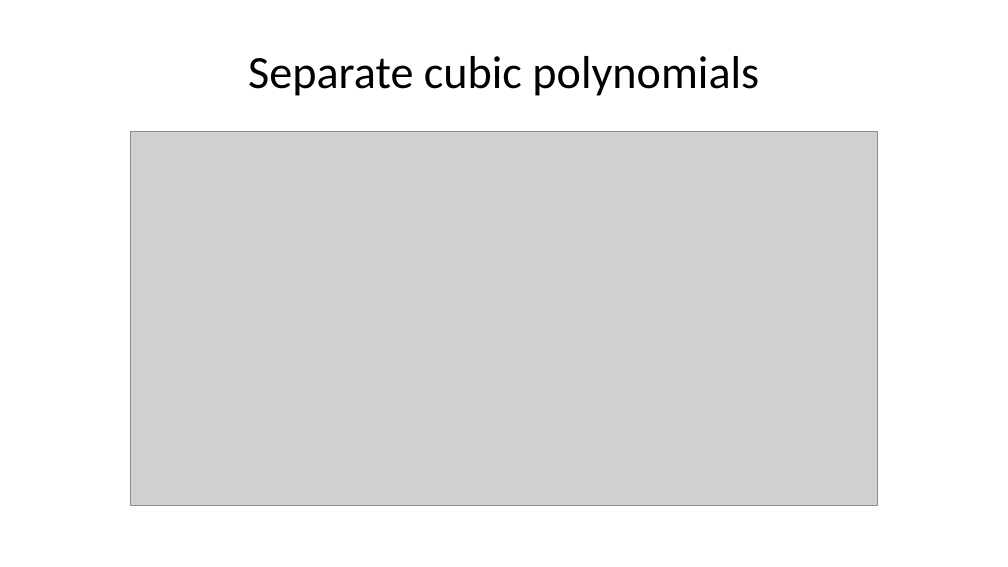
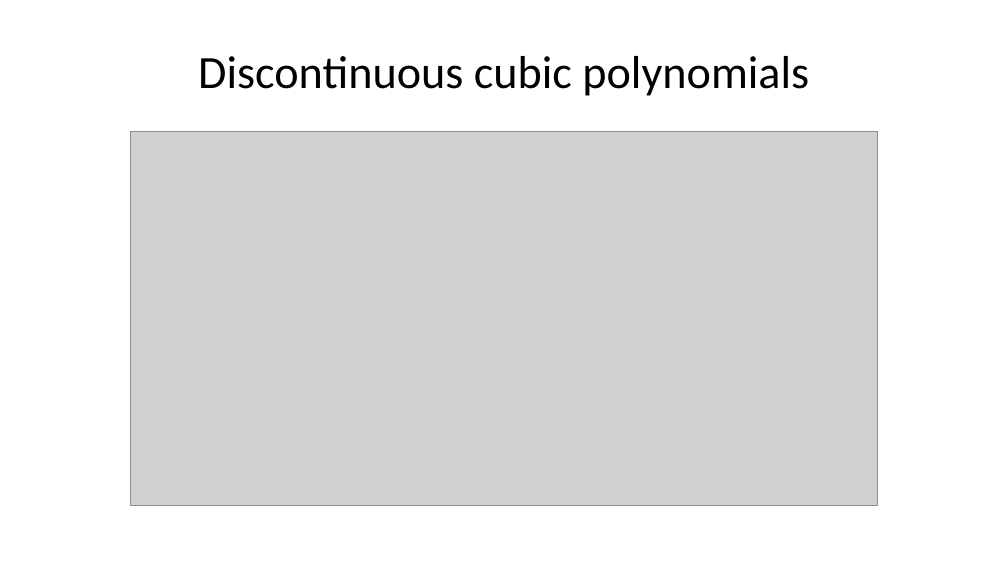
Before and after one commit to pmean/talks, a slide deck: slide 53 of splines/src/splines-slides-and-speaker-notes.pptx (slide 50 before the commit). Drawn at 1008x567 pixels with LibreOffice and Linux fonts; fonts in the diff are those of the drawing; grey boxes stand for pictures. Boxes give left, top, right and bottom in pixels: in the first picture for what was removed or moved away, otherwise in the second. Text is boxed around its words. In the diff, an @@ line names an element or a change of style, - is before the commit and + after.

```diff
--- a/splines/src/splines-slides-and-speaker-notes.pptx
+++ b/splines/src/splines-slides-and-speaker-notes.pptx
@@ title at [198, 56, 809, 96]: text changed @@
-Separate cubic polynomials
+Discontinuous cubic polynomials
```
Also in this commit, not shown: 10 other slides changed, 39 slides added, 50 slides removed, 8 other files.
